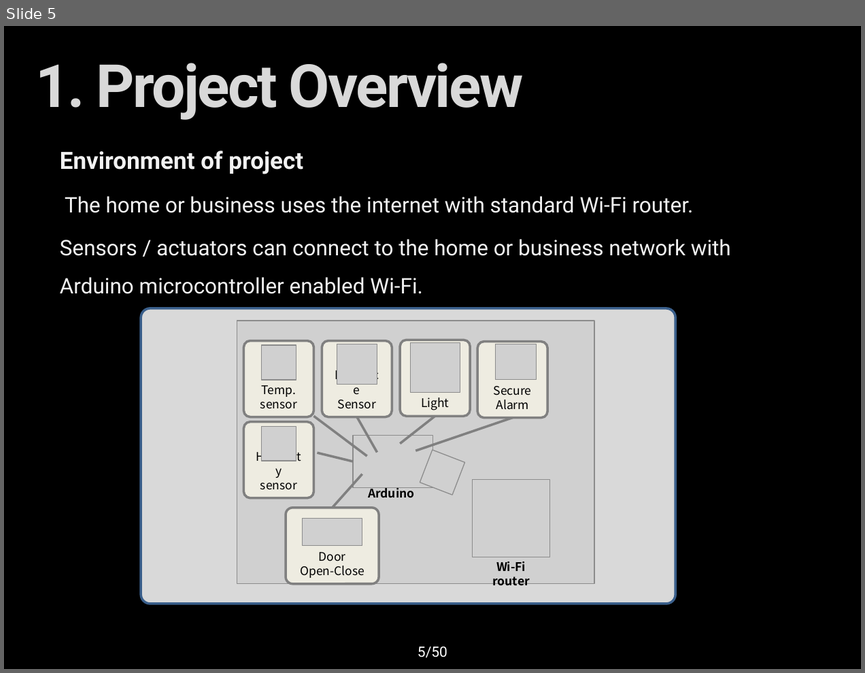
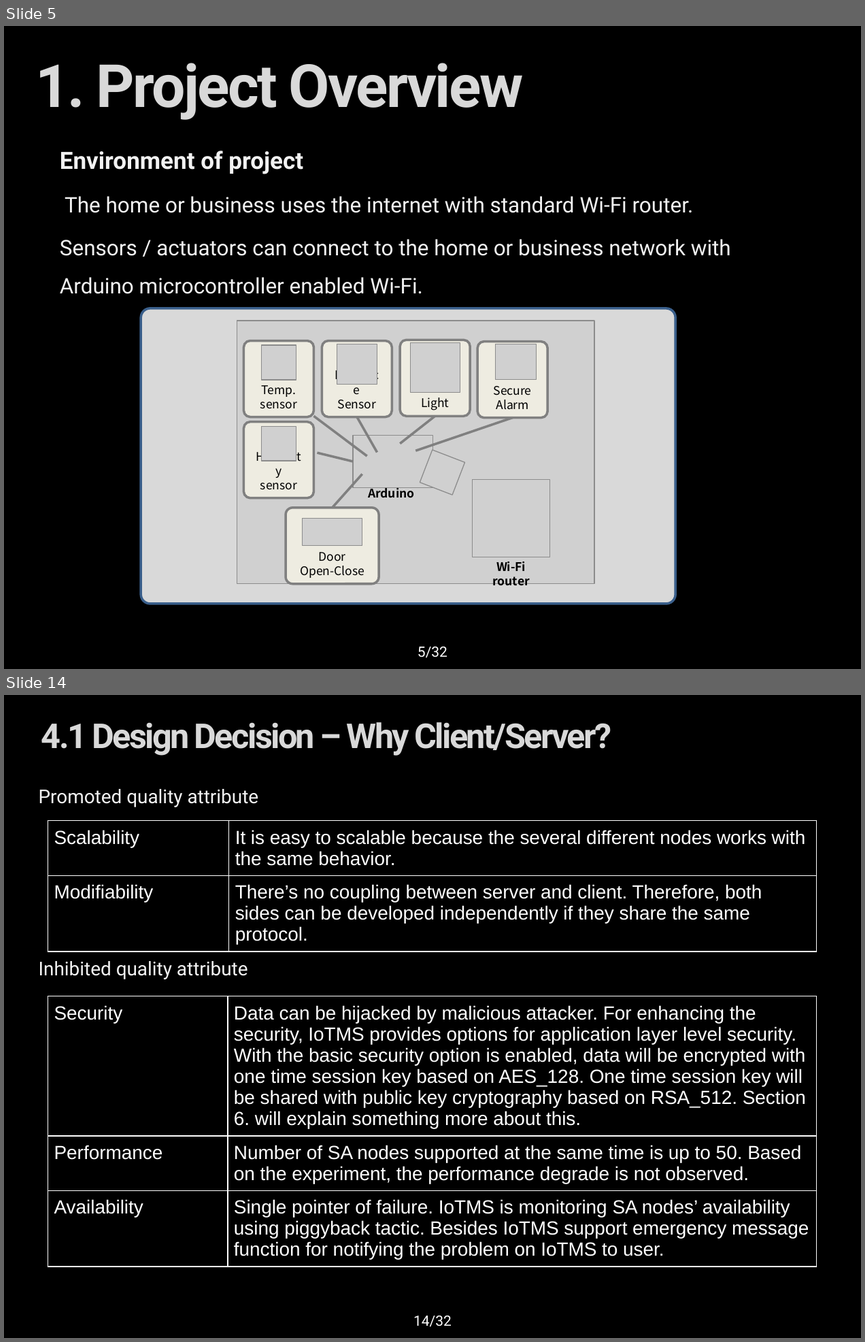
Before and after one commit to youkkwon/smarthome, a slide deck: doc/Docs/IoT System Final Presentation_0624.pptx. Shown one above the other, each under a label of ours: slide 5 before the commit, slides 5 and 14 after it; the slides between them are not shown. The pictures are 865x673 and 865x1342 pixels, drawn with LibreOffice and Linux fonts; fonts in the diff are those of the drawing; grey boxes stand for pictures; background and template pictures are left out. Boxes give left, top, right and bottom in pixels: in the first picture for what was removed or moved away, otherwise in the second. Text is boxed around its words. In the diff, an @@ line names an element or a change of style, - is before the commit and + after.

```diff
--- a/doc/Docs/IoT System Final Presentation_0624.pptx
+++ b/doc/Docs/IoT System Final Presentation_0624.pptx
@@ slide 14 added at (4, 695, 861, 1338), background picture (left out) @@
@@ title added at (41, 722, 611, 756), 28.8 pt, text gradient #F2F2F2 to #D9D9D9 to #595959, bold @@
+4.1 Design Decision – Why Client/Server?
@@ text added at (39, 789, 259, 807), 16 pt, text #F2F2F2 @@
+Promoted quality attribute
@@ table added at (48, 821, 816, 947), 2 rows, 2 columns @@
+Scalability | It is easy to scalable because the several different nodes works with the same behavior.
+Modifiability | There’s no coupling between server and client. Therefore, both sides can be developed independently if they share the same protocol.
@@ text added at (39, 961, 248, 979), 16 pt, text #F2F2F2 @@
+Inhibited quality attribute
@@ table added at (48, 996, 816, 1285), 3 rows, 2 columns @@
+Security | Data can be hijacked by malicious attacker. For enhancing the security, IoTMS provides options for application layer level security. With the basic security option is enabled, data will be encrypted with one time session key based on AES_128. One time session key will be shared with public key cryptography based on RSA_512. Section 6. will explain something more about this.
+Performance | Number of SA nodes supported at the same time is up to 50. Based on the experiment, the performance degrade is not observed.
+Availability | Single pointer of failure. IoTMS is monitoring SA nodes’ availability using piggyback tactic. Besides IoTMS support emergency message function for notifying the problem on IoTMS to user.
@@ page number added at (413, 1315, 451, 1327), 12 pt, text #FFFFFF @@
+14/32
@@ page number at (417, 646, 447, 658): text changed @@
-5/50
+5/32
```
Also in this commit, not shown: 18 slides changed, 8 other slides added.
